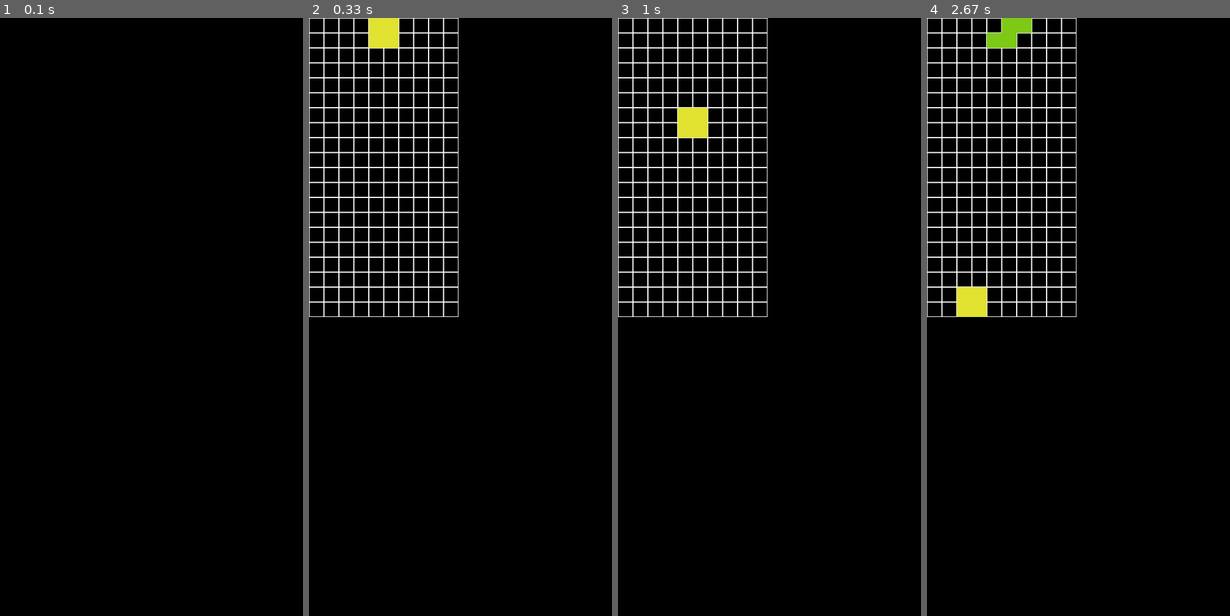
Above: before the commit, frames 1-4 (left to right).
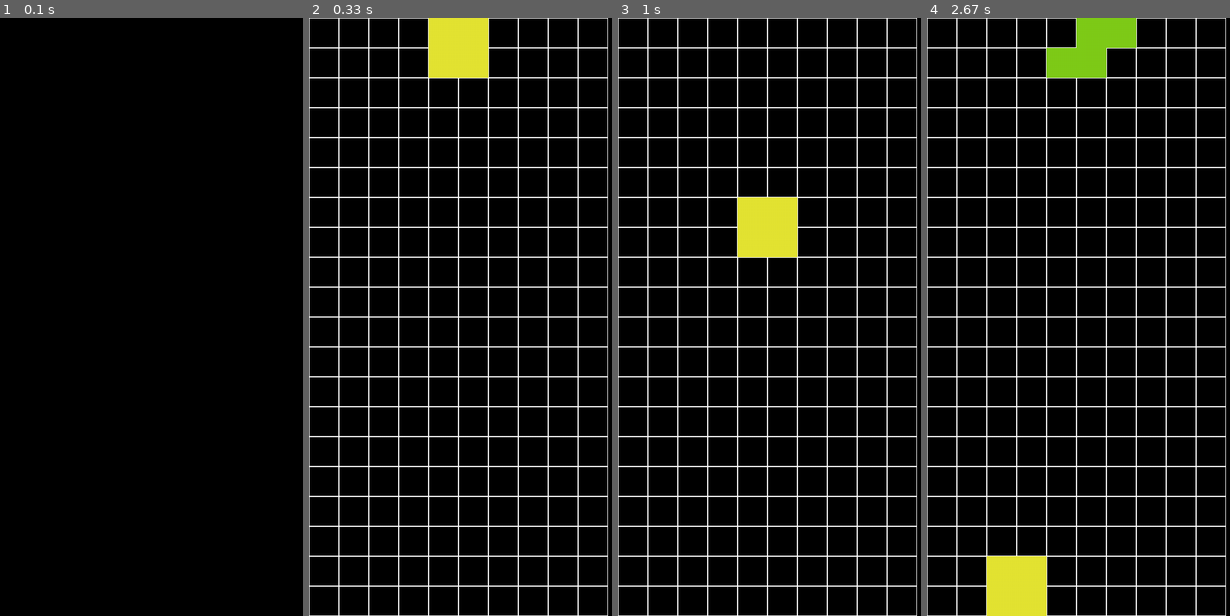
Above: after the commit, the same moments.

Repository: ao-u/pygame-tetris
Game: pygame game, started from tetris/Main/main.py
Same seed, same stepped clock (60 frames per second), same inputs: the game is played once before the commit and once after it.
Inputs:
- Up to frame 1 (0.1 s): no input
- Up to frame 2 (0.33 s): no input
- Up to frame 3 (1 s): tap A at 0.33 s; tap D at 0.67 s
- Up to frame 4 (2.67 s): tap A at 2.07 s

Frame 1 is identical in both runs. In frame 2, 12% of the frame differs, in the area x 0-99%, y 0-100%; in frame 3, 12%; in frame 4, 14%.

Commit message:
Update main.py

Diff:
--- a/tetris/Main/main.py
+++ b/tetris/Main/main.py
@@ -9,7 +9,7 @@
 win = game.display.set_mode((gamex, gamey))
 run = True
 newpeice = True
-scale = 25
+scale = 50
 tick = 0
 
 #       0I    1J    2L    3O    4S    5T    6Z
